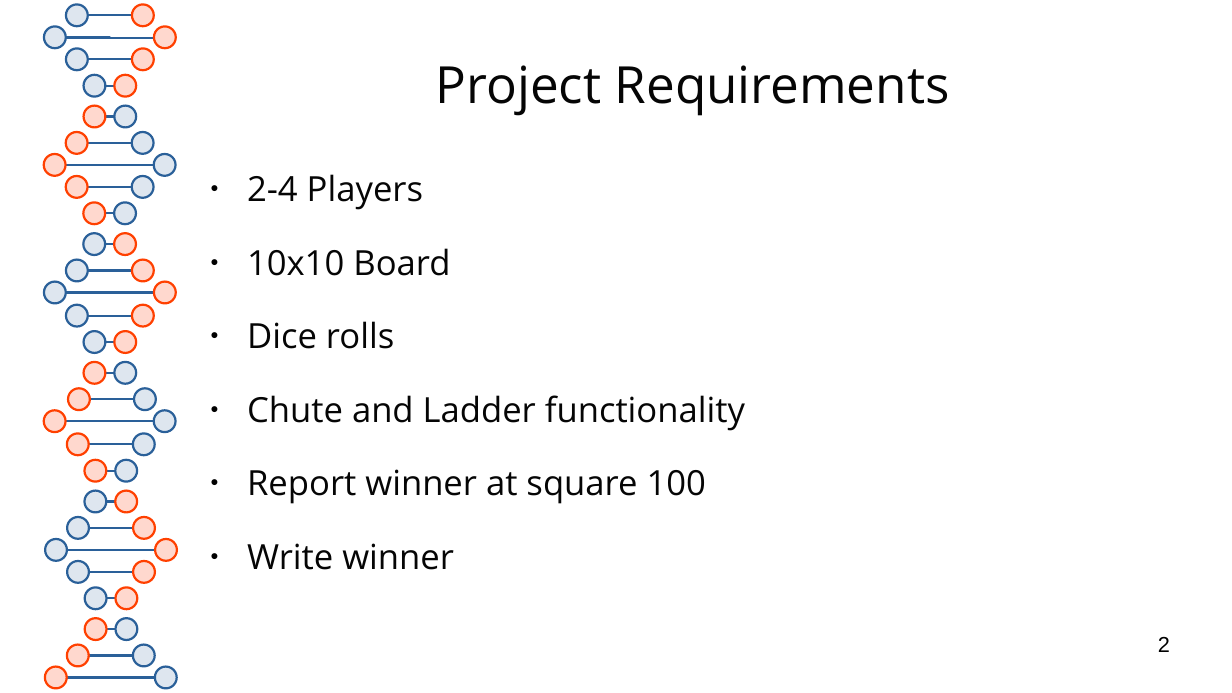
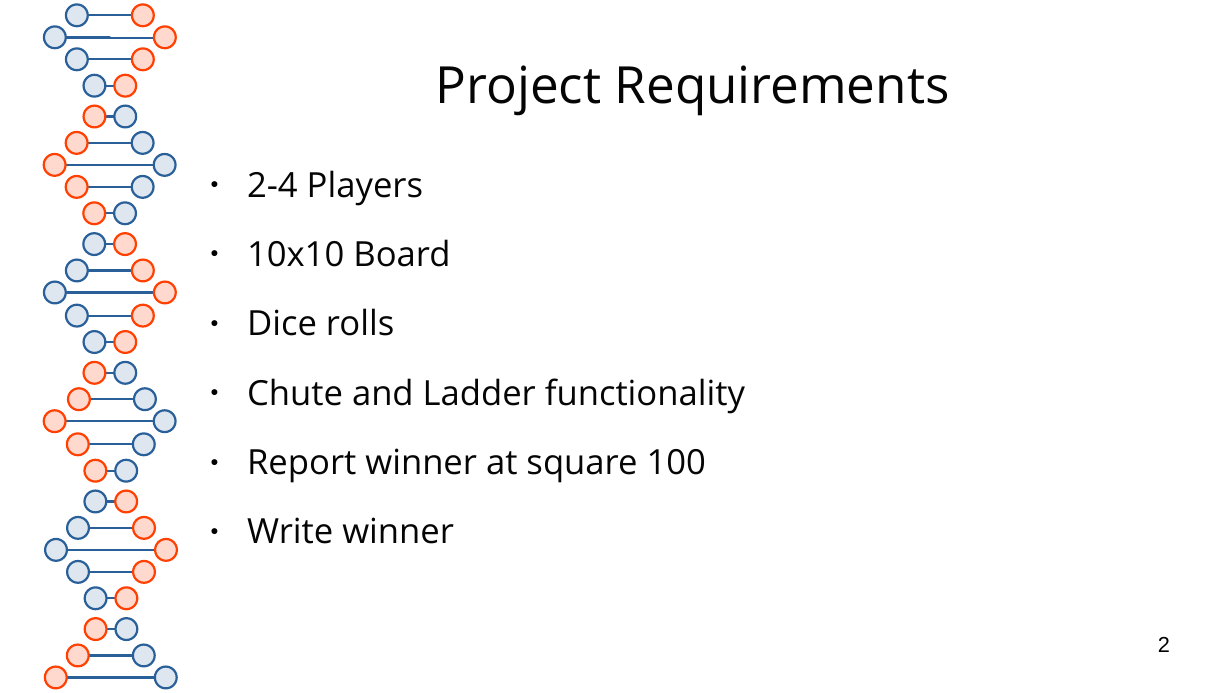
Before and after one commit to RedOctober117/ChutesAndLadders, a slide deck: slide 2 of documentation/presentation.pptx. Drawn at 1232x693 pixels with LibreOffice and Linux fonts; fonts in the diff are those of the drawing. Boxes give left, top, right and bottom in pixels: in the first picture for what was removed or moved away, otherwise in the second. Text is boxed around its words. In the diff, an @@ line names an element or a change of style, - is before the commit and + after.

```diff
--- a/documentation/presentation.pptx
+++ b/documentation/presentation.pptx
@@ text "2-4 Players" at (247,170,745,544): line spacing 1 to 0.9 @@
```
Also in this commit, not shown: 1 other slide changed.
